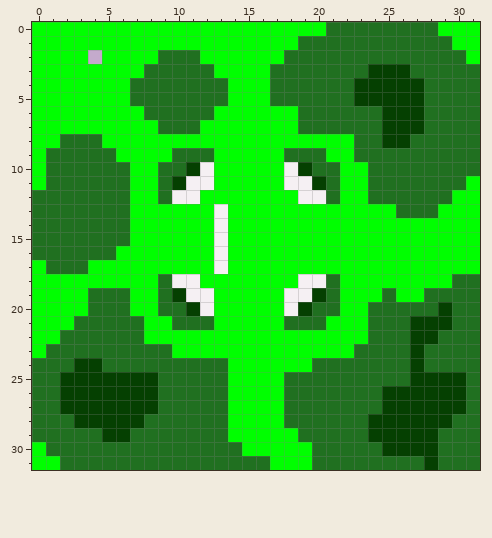
Pixel-art sprite, stored at mc1.png. The picture above is the old version.
The file is 32x32 pixels. Colours within 5 levels of each other are drawn and written as one.
After the commit:
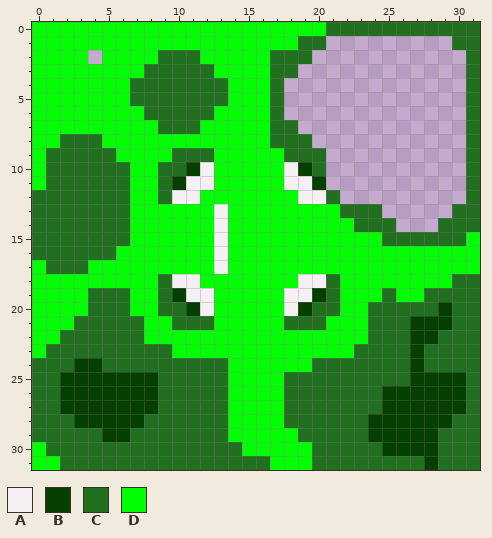
Palette (. is transparent): A #f5f0f3  B #054001  C #207020  D #00ff00
From old to new:
@@ x 15..31 @@
- 0 DDDDDDCCCCCCCCDDD
- 1 DDDDCCCCCCCCCCCDD
- 2 DDDCCCCCCCCCCCCCD
- 3 DDCCCCCCCBBBCCCCC
- 4 DDCCCCCCBBBBBCCCC
- 5 DDCCCCCCBBBBBCCCC
- 6 DDDDCCCCCCBBBCCCC
- 7 DDDDCCCCCCBBBCCCC
- 8 DDDDDDDDCCBBCCCCC
- 9 DDDCCCDDCCCCCCCCC
-10 DDDABCCDDCCCCCCCC
-11 DDDAABCDDCCCCCCCD
-12 DDDDAACDDCCCCCCDD
-13 DDDDDDDDDDDCCCDDD
-14 DDDDDDDDDDDDDDDDD
-15 DDDDDDDDDDDDDDDDD
+ 0 DDDDDDCCCCCCCCCCC
+ 1 DDDDCC.........CC
+ 2 DDCCC...........C
+ 3 DDCC............C
+ 4 DDC.............C
+ 5 DDC.............C
+ 6 DDC.............C
+ 7 DDCC............C
+ 8 DDCCC...........C
+ 9 DDDCCC..........C
+10 DDDABC..........C
+11 DDDAAB..........C
+12 DDDDAAC.........C
+13 DDDDDDDCCC.....CC
+14 DDDDDDDDCCC...CCC
+15 DDDDDDDDDDCCCCCCD
 16 DDDDDDDDDDDDDDDDD
Boxes around the changes in both pictures, in picture pixels (x1, y1, x2, y2):
changed: (270, 22, 480, 246)
